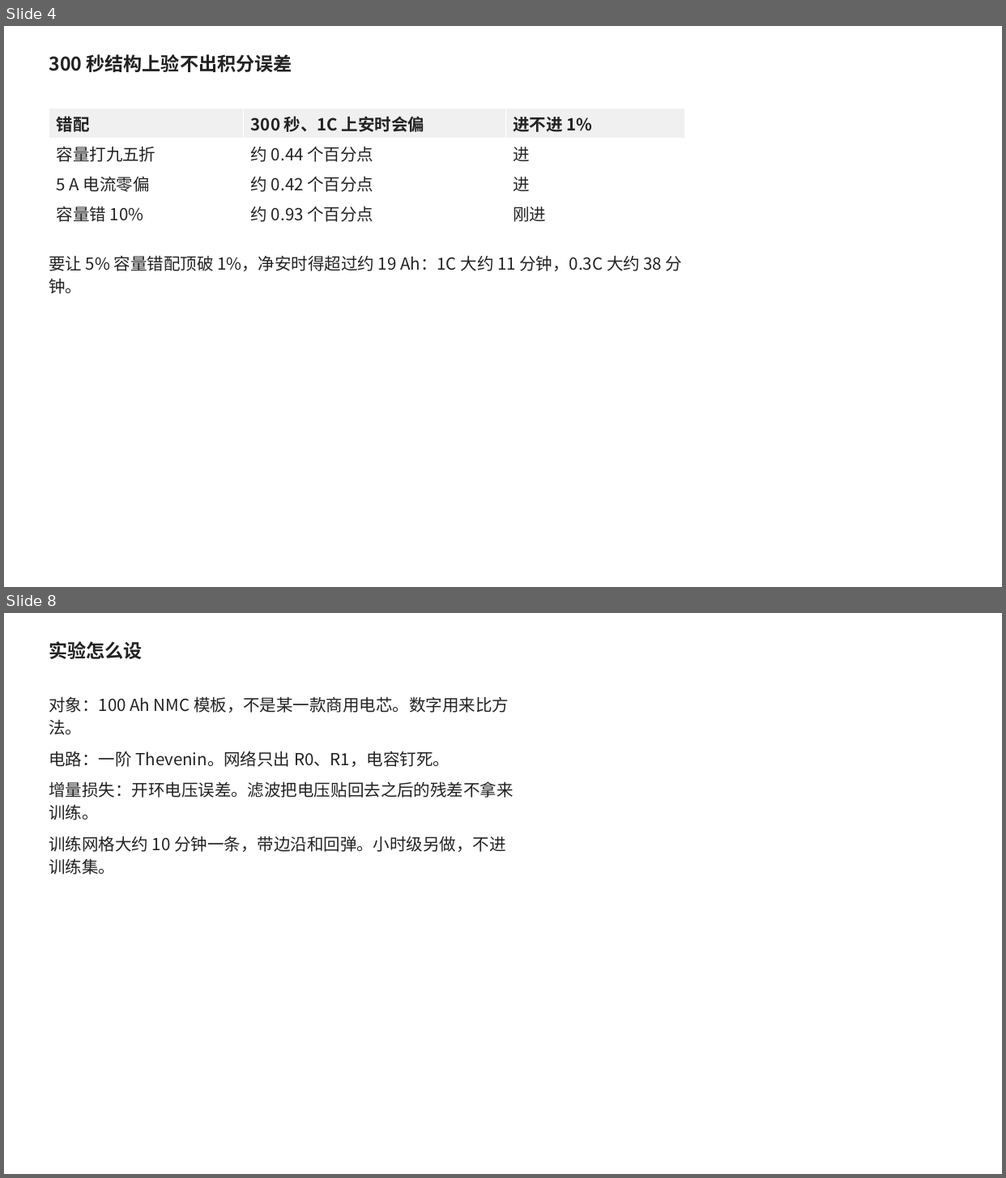
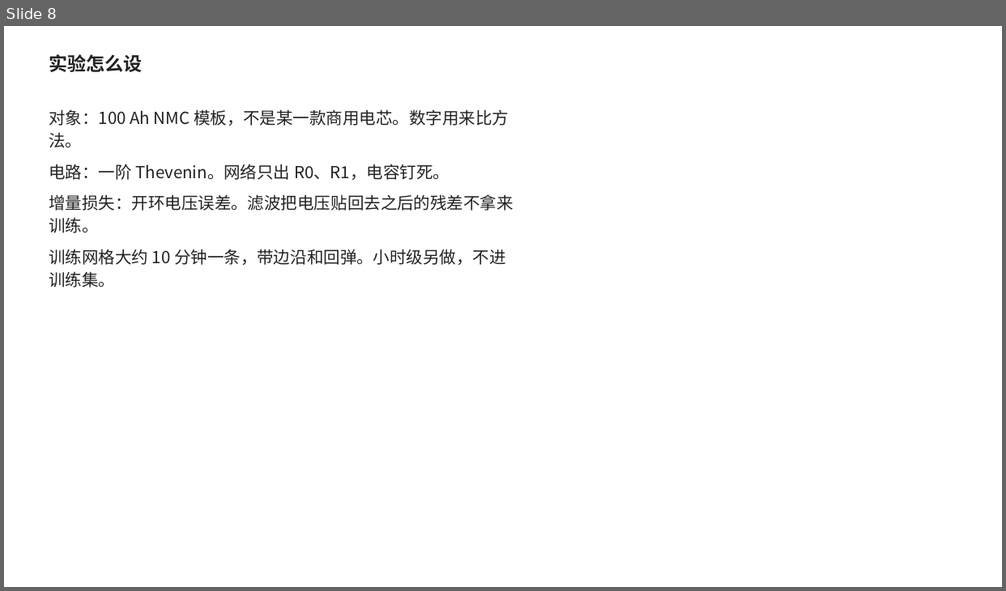
Before and after one commit to ACX-90/BATT, a slide deck: Doc/04-c-第0期实验汇报.pptx. Shown one above the other, each under a label of ours: slides 4 and 8 before the commit, slide 8 after it; the slides between them are not shown. The pictures are 1006x1178 and 1006x591 pixels, drawn with LibreOffice and Linux fonts; fonts in the diff are those of the drawing. Boxes give left, top, right and bottom in pixels: in the first picture for what was removed or moved away, otherwise in the second. Text is boxed around its words. In the diff, an @@ line names an element or a change of style, - is before the commit and + after.

```diff
--- a/Doc/04-c-第0期实验汇报.pptx
+++ b/Doc/04-c-第0期实验汇报.pptx
@@ slide 4 removed at <box>4,26,1002,587</box>, background #FFFFFF @@
@@ text removed at <box>49,54,292,72</box> @@
-300 秒结构上验不出积分误差
@@ table removed at <box>49,109,685,228</box>, 4 rows, 3 columns @@
-错配 | 300 秒、1C 上安时会偏 | 进不进 1%
-容量打九五折 | 约 0.44 个百分点 | 进
-5 A 电流零偏 | 约 0.42 个百分点 | 进
-容量错 10% | 约 0.93 个百分点 | 刚进
@@ text removed at <box>49,255,683,294</box> @@
-要让 5% 容量错配顶破 1%，净安时得超过约 19 Ah：1C 大约 11 分钟，0.3C 大约 38 分钟。
```
Also in this commit, not shown: 8 slides changed, 2 slides added, 1 other slide removed, 17 other files.
